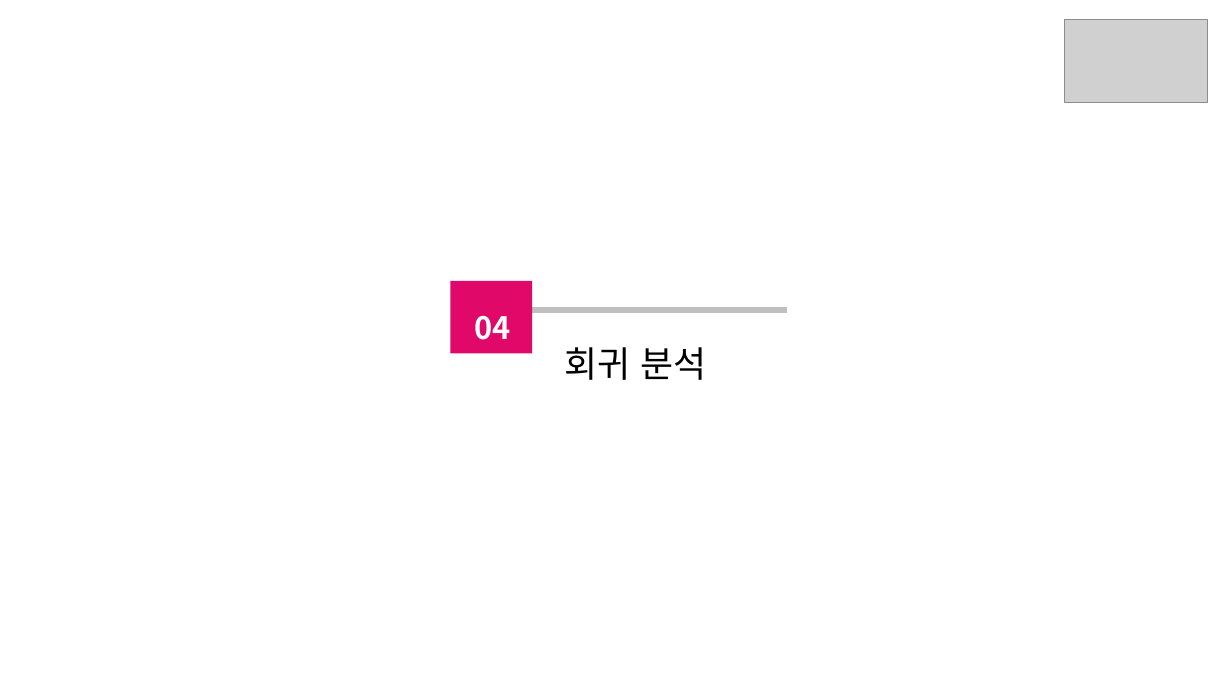
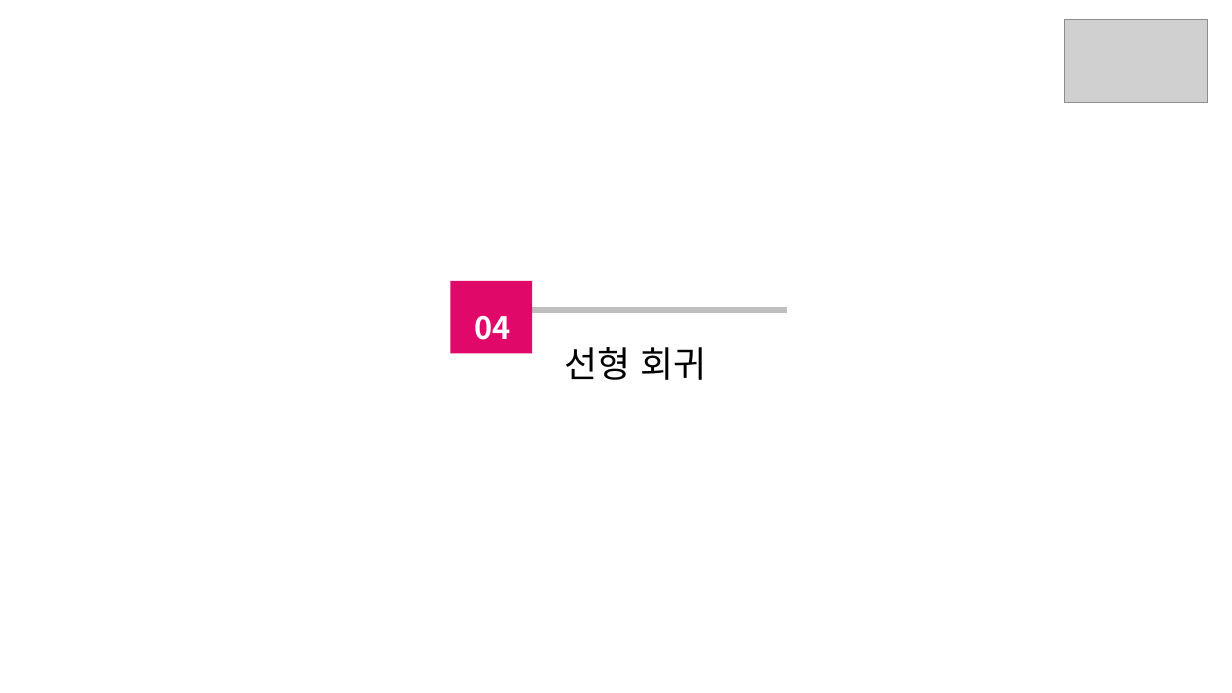
Before and after one commit to paullabkorea/tutorialproject, a slide deck: slide 1 of Data analysis/07. 7일차/수학이론 - 003. 선형회귀.pptx. Drawn at 1232x693 pixels with LibreOffice and Linux fonts; fonts in the diff are those of the drawing; grey boxes stand for pictures. Boxes give left, top, right and bottom in pixels: in the first picture for what was removed or moved away, otherwise in the second. Text is boxed around its words. In the diff, an @@ line names an element or a change of style, - is before the commit and + after.

```diff
--- a/Data analysis/07. 7일차/수학이론 - 003. 선형회귀.pptx
+++ b/Data analysis/07. 7일차/수학이론 - 003. 선형회귀.pptx
@@ text at (x1=565, y1=347, x2=707, y2=380): text changed @@
-회귀 분석
+선형 회귀
```
